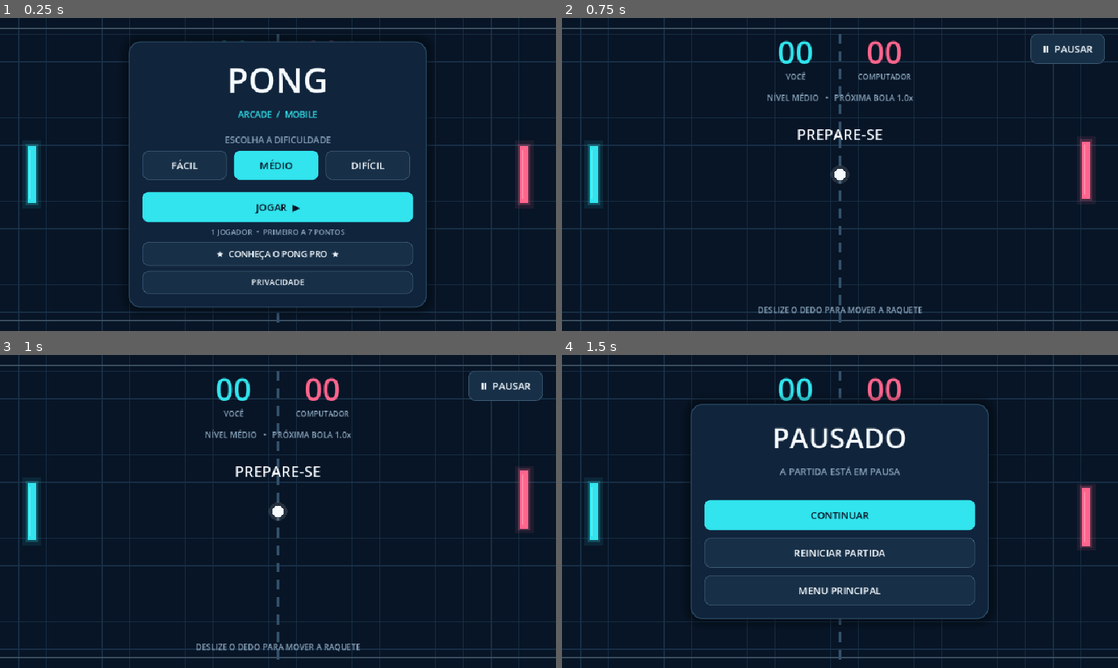
Above: before the commit, frames 1-4 (two rows, left to right).
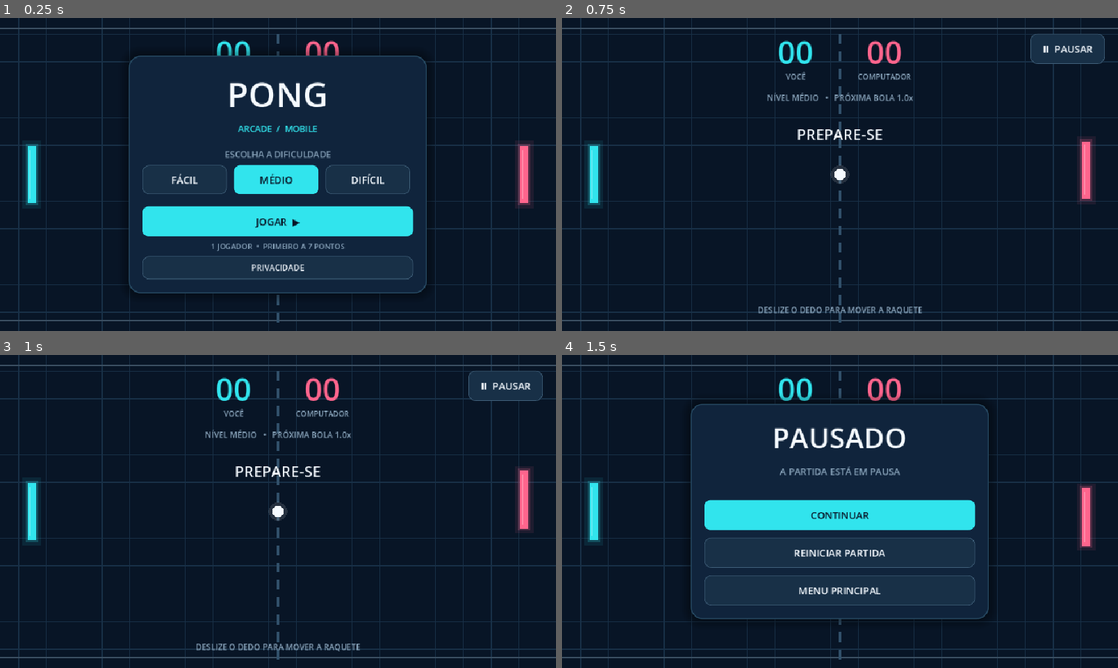
Above: after the commit, the same moments.

Repository: pitinga/game-pong-mobile
Game: Godot game, scene res://scenes/main.tscn
The game is run twice, just before and just after one commit, with the same random seed, the same clock (stepped at 60 frames per second) and the same inputs.
Inputs:
- Up to frame 1 (0.25 s): no input
- Up to frame 2 (0.75 s): click "JOGAR ▶" at 0.5 s
- Up to frame 3 (1 s): no input
- Up to frame 4 (1.5 s): click "Ⅱ PAUSAR" at 1.25 s

The runs differ from the first frame. In frame 1, 13% of the frame differs, in the area x 23-77%, y 6-93%; in frame 2, nothing differs; in frame 3, nothing differs; in frame 4, nothing differs.

Commit message:
fix(pro): recover settings and stats; gate Pro promotion and align CI

Diff:
--- a/project.godot
+++ b/project.godot
@@ -6,7 +6,7 @@
 config/name="Pong Mobile"
 run/main_scene="res://scenes/main.tscn"
 config/icon="res://assets/icon.svg"
-config/features=PackedStringArray("4.4", "GL Compatibility")
+config/features=PackedStringArray("4.7", "GL Compatibility")
 config/description="Pong para Android: clássico contra o computador, sobrevivência e dois jogadores locais na edição Pro."
 
 [display]
--- a/scripts/pong.gd
+++ b/scripts/pong.gd
@@ -941,8 +941,8 @@
 
 
 func _load_pro_settings() -> void:
-	var config := ConfigFile.new()
-	if config.load(settings_file) != OK:
+	var config := _load_config_with_backup(settings_file)
+	if config == null:
 		return
 	ball_scale = clampf(float(config.get_value("visual", "ball_scale", 1.0)), 0.7, 1.5)
 	paddle_scale = clampf(float(config.get_value("visual", "paddle_scale", 1.0)), 0.7, 1.5)
@@ -960,13 +960,13 @@
 	config.set_value("visual", "theme", theme_index)
 	config.set_value("rules", "mode", int(match_mode))
 	config.set_value("rules", "points", _points_index())
-	if config.save(settings_file) != OK:
+	if _save_config_with_backup(config, settings_file) != OK:
 		push_warning("Não foi possível guardar a personalização do Pong Pro.")
 
 
 func _load_pro_stats() -> void:
-	var config := ConfigFile.new()
-	if config.load(stats_file) != OK:
+	var config := _load_config_with_backup(stats_file)
+	if config == null:
 		return
 	for key in _stats.keys():
 		_stats[key] = maxi(0, int(config.get_value("stats", key, 0)))
@@ -989,8 +989,40 @@
 	for key in _stats.keys():
 		config.set_value("stats", key, _stats[key])
 	config.set_value("stats", "active_classic_match", _active_classic_match)
-	if config.save(stats_file) != OK:
+	if _save_config_with_backup(config, stats_file) != OK:
 		push_warning("Não foi possível guardar as estatísticas do Pong Pro.")
+
+
+func _load_config_with_backup(path: String) -> ConfigFile:
+	var config := ConfigFile.new()
+	if config.load(path) == OK:
+		return config
+	var backup := ConfigFile.new()
+	if backup.load(path + ".bak") == OK:
+		push_warning("Arquivo local indisponível ou corrompido; recuperando backup: " + path.get_file())
+		return backup
+	return null
+
+
+func _save_config_with_backup(config: ConfigFile, path: String) -> Error:
+	# Salvar temporário no mesmo diretório antes de substituir o arquivo.
+	# Nunca apagar o original se a gravação ou a troca falhar.
+	var temp_path := path + ".tmp"
+	var result := config.save(temp_path)
+	if result != OK:
+		return result
+	if FileAccess.file_exists(path):
+		# Um arquivo já corrompido não pode substituir o último backup válido.
+		var existing := ConfigFile.new()
+		if existing.load(path) == OK:
+			result = DirAccess.copy_absolute(ProjectSettings.globalize_path(path), ProjectSettings.globalize_path(path + ".bak"))
+			if result != OK:
+				DirAccess.remove_absolute(ProjectSettings.globalize_path(temp_path))
+				return result
+	result = DirAccess.rename_absolute(ProjectSettings.globalize_path(temp_path), ProjectSettings.globalize_path(path))
+	if result != OK:
+		DirAccess.remove_absolute(ProjectSettings.globalize_path(temp_path))
+	return result
 
 
 func _record_pro_stats(won: bool) -> void:
@@ -1154,6 +1186,8 @@
 		_pro_button.custom_minimum_size.y = 40
 		_pro_button.add_theme_font_size_override("font_size", 15)
 		menu_content.add_child(_pro_button)
+		# Não oferecer uma ficha da loja que ainda não está publicada.
+		_pro_button.visible = OS.has_feature("pong_pro_store_live") and OS.get_name() == "Android"
 		_pro_button.pressed.connect(_open_pro_store)
 	var privacy_button := _new_button("PRIVACIDADE", GRID, false)
 	privacy_button.custom_minimum_size.y = 36
--- a/tests/test_aspect_matrix.gd
+++ b/tests/test_aspect_matrix.gd
@@ -49,8 +49,10 @@
 		print("MATRIZ | tela %dx540 | lógica %.0fx%.0f | contato CPU %d ticks (%.3f s)" % [width, game.size.x, game.size.y, ticks, ticks / 60.0])
 		game.free()
 		for file in ["user://pong_aspect_%s_settings.cfg" % token, "user://pong_aspect_%s_stats.cfg" % token]:
-			if FileAccess.file_exists(file):
-				DirAccess.remove_absolute(ProjectSettings.globalize_path(file))
+			for suffix in ["", ".bak", ".tmp"]:
+				var candidate: String = file + suffix
+				if FileAccess.file_exists(candidate):
+					DirAccess.remove_absolute(ProjectSettings.globalize_path(candidate))
 	_check(results[720] == results[960] and results[960] < results[1200], "Expand amplia altura em 4:3 e aumenta travessia horizontal em 20:9")
 	print("Matriz de proporções: %d falha(s)." % failures)
 	quit(1 if failures else 0)
--- a/tests/test_collision_timing.gd
+++ b/tests/test_collision_timing.gd
@@ -110,7 +110,9 @@
 	var stats_path: String = game.stats_file
 	game.free()
 	for path in [settings_path, stats_path]:
-		if FileAccess.file_exists(path):
-			DirAccess.remove_absolute(ProjectSettings.globalize_path(path))
+		for suffix in ["", ".bak", ".tmp"]:
+			var candidate: String = path + suffix
+			if FileAccess.file_exists(candidate):
+				DirAccess.remove_absolute(ProjectSettings.globalize_path(candidate))
 	print("Tempo de impacto: %d falha(s)." % failures)
 	quit(1 if failures else 0)
--- a/tests/test_game_rules.gd
+++ b/tests/test_game_rules.gd
@@ -100,7 +100,9 @@
 	_check(reopened._stats["standard_losses"] == 0 and reopened._stats["best_streak"] >= 1, "Recuperação preserva recorde e não cria derrota falsa")
 	reopened.free()
 	for file in [test_settings, test_stats]:
-		if FileAccess.file_exists(file):
-			DirAccess.remove_absolute(ProjectSettings.globalize_path(file))
+		for suffix in ["", ".bak", ".tmp"]:
+			var candidate: String = file + suffix
+			if FileAccess.file_exists(candidate):
+				DirAccess.remove_absolute(ProjectSettings.globalize_path(candidate))
 	print("Regras de produto: %d falha(s)." % failures)
 	quit(1 if failures else 0)
--- a/tests/test_p1_regressions.gd
+++ b/tests/test_p1_regressions.gd
@@ -184,7 +184,9 @@
 	game.set_physics_process(true)
 	game.free()
 	for file in ["user://pong_p1_%s_settings.cfg" % token, "user://pong_p1_%s_stats.cfg" % token]:
-		if FileAccess.file_exists(file):
-			DirAccess.remove_absolute(ProjectSettings.globalize_path(file))
+		for suffix in ["", ".bak", ".tmp"]:
+			var candidate: String = file + suffix
+			if FileAccess.file_exists(candidate):
+				DirAccess.remove_absolute(ProjectSettings.globalize_path(candidate))
 	print("Regressões P1: %d falha(s)." % failures)
 	quit(1 if failures else 0)
--- a/tests/test_pong.gd
+++ b/tests/test_pong.gd
@@ -118,14 +118,17 @@
 	_check(presets.get_value("preset.1.options", "gradle_build/min_sdk", "") == "24" and presets.get_value("preset.1.options", "gradle_build/target_sdk", "") == "36", "Publicação Free mantém Android 7 e alvo API 36")
 	_check(presets.get_value("preset.2.options", "gradle_build/min_sdk", "") == "24" and presets.get_value("preset.2.options", "gradle_build/target_sdk", "") == "36", "Publicação Pro mantém Android 7 e alvo API 36")
 	_check(ProjectSettings.get_setting("display/window/stretch/aspect") == "expand", "Jogo aproveita telas fora do formato 16:9")
+	_check((ProjectSettings.get_setting("application/config/features") as PackedStringArray).has("4.7"), "Projeto declara Godot 4.7, alinhado ao ambiente de CI")
 	# Cada processo tem caminhos exclusivos para execução paralela no mesmo PC.
 	var test_token := "%d_%d_%d" % [OS.get_process_id(), int(Time.get_unix_time_from_system() * 1000000.0), randi()]
 	var test_settings_file := "user://pong_tests_%s_settings.cfg" % test_token
 	var test_stats_file := "user://pong_tests_%s_stats.cfg" % test_token
 	var test_ads_file := "user://pong_tests_%s_ads.cfg" % test_token
 	for test_file in [test_settings_file, test_stats_file, test_ads_file]:
-		if FileAccess.file_exists(test_file):
-			DirAccess.remove_absolute(ProjectSettings.globalize_path(test_file))
+		for suffix in ["", ".bak", ".tmp"]:
+			var candidate: String = test_file + suffix
+			if FileAccess.file_exists(candidate):
+				DirAccess.remove_absolute(ProjectSettings.globalize_path(candidate))
 	var game: Control = load("res://scenes/main.tscn").instantiate()
 	game.settings_file = test_settings_file
 	game.stats_file = test_stats_file
@@ -136,25 +139,23 @@
 	_check(game.state == GameScript.GameState.MENU, "Abre no menu inicial")
 	_check(game.difficulty == 1, "Dificuldade padrão é média")
 	_check(not game.is_pro, "Execução padrão é edição Free")
-	_check(game._pro_button != null, "Free divulga Pong Pro no menu")
-	_check((game._menu.get_child(0) as PanelContainer).get_combined_minimum_size().y <= 530.0, "Menu Free com promoção Pro cabe na tela")
+	_check(game._pro_button != null and not game._pro_button.visible, "Free oculta promoção Pro até a ficha estar publicada")
+	_check((game._menu.get_child(0) as PanelContainer).get_combined_minimum_size().y <= 530.0, "Menu Free cabe na tela")
 	game._open_settings()
 	_check(game.state == GameScript.GameState.MENU, "Free não abre a personalização Pro")
-	game._open_pro_store()
-	_check(game._pro_button.text.contains("EM BREVE"), "Free avisa antes de a ficha Pro estar publicada")
 	game._open_privacy()
 	_check(game.state == GameScript.GameState.PRIVACY and game._privacy_menu.visible, "Política de privacidade acessível pelo menu")
 	game._return_to_menu()
 	_check(game.state == GameScript.GameState.MENU, "Volta da privacidade para o menu")
-	game._pro_button.focus_mode = Control.FOCUS_ALL
-	game._pro_button.grab_focus()
+	game._difficulty_buttons[0].focus_mode = Control.FOCUS_ALL
+	game._difficulty_buttons[0].grab_focus()
 	var enter_key := InputEventKey.new()
 	enter_key.keycode = KEY_ENTER
 	enter_key.pressed = true
 	game._input(enter_key)
 	_check(game.state == GameScript.GameState.MENU, "Enter não inicia jogo quando outro botão possui foco")
-	game._pro_button.release_focus()
-	game._pro_button.focus_mode = Control.FOCUS_NONE
+	game._difficulty_buttons[0].release_focus()
+	game._difficulty_buttons[0].focus_mode = Control.FOCUS_NONE
 	game._select_difficulty(2)
 	_check(game.difficulty == 2, "Seleciona dificuldade difícil")
 	game._start_match()
@@ -472,9 +473,11 @@
 	_check(migrated_game._stats["survival_matches"] == 1 and migrated_game._stats["played"] == 3, "Pro migra totais antigos sem perder as partidas de sobrevivência")
 	migrated_game.free()
 	for test_file in [test_settings_file, test_stats_file, test_ads_file]:
-		if FileAccess.file_exists(test_file):
-			DirAccess.remove_absolute(ProjectSettings.globalize_path(test_file))
-		_check(not FileAccess.file_exists(test_file), "Apaga arquivo temporário de teste: " + test_file.get_file())
+		for suffix in ["", ".bak", ".tmp"]:
+			var candidate: String = test_file + suffix
+			if FileAccess.file_exists(candidate):
+				DirAccess.remove_absolute(ProjectSettings.globalize_path(candidate))
+			_check(not FileAccess.file_exists(candidate), "Apaga arquivo temporário de teste: " + candidate.get_file())
 	if _failures == 0:
 		print("\nTodos os testes passaram.")
 	else:
--- /dev/null
+++ b/tests/test_storage_recovery.gd
@@ -0,0 +1,73 @@
+extends SceneTree
+## Recuperação de preferências e estatísticas Pro após arquivo corrompido.
+
+const GameScript = preload("res://scripts/pong.gd")
+var failures := 0
+
+
+func _initialize() -> void:
+	call_deferred("_run")
+
+
+func _check(ok: bool, message: String) -> void:
+	if ok:
+		print("OK  - " + message)
+	else:
+		failures += 1
+		push_error("FALHOU - " + message)
+
+
+func _corrupt(path: String) -> void:
+	var handle := FileAccess.open(path, FileAccess.WRITE)
+	if handle == null:
+		push_error("Não foi possível preparar corrupção em arquivo de teste: " + path)
+		failures += 1
+		return
+	handle.store_string("[arquivo_incompleto\nchave =")
+	handle.close()
+
+
+func _run() -> void:
+	root.size = Vector2i(960, 540)
+	var token := "%d_%d" % [OS.get_process_id(), Time.get_ticks_usec()]
+	var settings_path := "user://pong_storage_%s_settings.cfg" % token
+	var stats_path := "user://pong_storage_%s_stats.cfg" % token
+	var game: Control = load("res://scenes/main.tscn").instantiate()
+	game.is_pro = true
+	game.settings_file = settings_path
+	game.stats_file = stats_path
+	root.add_child(game)
+	await process_frame
+	game._set_ball_size(130.0)
+	game._set_ball_size(140.0)
+	_check(FileAccess.file_exists(settings_path + ".bak"), "Preferências possuem backup anterior válido")
+	game._start_match()
+	game._complete_match(true)
+	game._start_match()
+	game._complete_match(true)
+	_check(FileAccess.file_exists(stats_path + ".bak"), "Estatísticas possuem backup após salvar partidas")
+	_check(not FileAccess.file_exists(settings_path + ".tmp") and not FileAccess.file_exists(stats_path + ".tmp"), "Gravação bem-sucedida não deixa arquivos temporários")
+	game.free()
+
+	_corrupt(settings_path)
+	_corrupt(stats_path)
+	var reopened: Control = load("res://scenes/main.tscn").instantiate()
+	reopened.is_pro = true
+	reopened.settings_file = settings_path
+	reopened.stats_file = stats_path
+	root.add_child(reopened)
+	await process_frame
+	_check(is_equal_approx(reopened.ball_scale, 1.3), "Preferência é restaurada do último backup válido")
+	_check(int(reopened._stats["custom_wins"]) >= 1 and int(reopened._stats["best_streak"]) >= 1, "Histórico de vitórias personalizadas sobrevive à corrupção do arquivo principal")
+	_check(int(reopened._stats["streak"]) == 0 and int(reopened._stats["custom_losses"]) == 0, "Backup de partida interrompida quebra sequência sem derrota falsa")
+	var backup := ConfigFile.new()
+	_check(backup.load(stats_path + ".bak") == OK and int(backup.get_value("stats", "custom_wins", 0)) >= 1, "Recuperação não substitui backup válido por arquivo corrompido")
+	reopened.free()
+
+	for path in [settings_path, stats_path]:
+		for suffix in ["", ".bak", ".tmp"]:
+			var candidate: String = path + suffix
+			if FileAccess.file_exists(candidate):
+				DirAccess.remove_absolute(ProjectSettings.globalize_path(candidate))
+	print("Persistência recuperável: %d falha(s)." % failures)
+	quit(1 if failures else 0)
Not shown, added: tests/test_storage_recovery.gd.uid
Not shown, changed: docs/review-fixes-2026-11-21.md
Not shown, changed: store/listing-pt-BR.md
